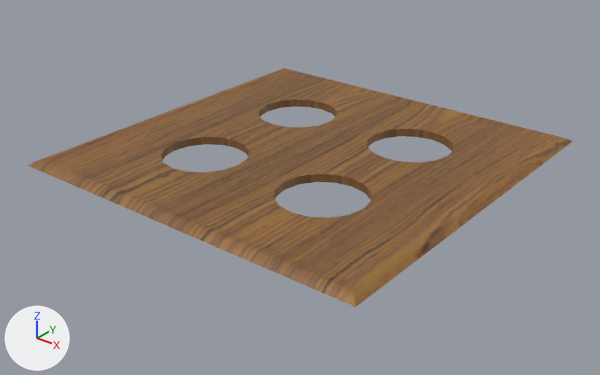
What one commit did to the glTF model assets/models/tile.glb.
Both versions are drawn from a camera (50 mm lens) standing at (1.214, -1.554, 0.856) and looking at (0.006, -0.045, -0.08). The axes (+X, +Y, +Z) are drawn at lower left. The lights are the same throughout. The older version comes first. Vertices at exactly the same position are counted once.

The older version as bpy lines, for what is in view:
```python
me_cube = bpy.data.meshes.new('Cube')
me_cube.from_pydata(...)  # 273 vertices, 558 faces; spans x -0.5..0.5, y -0.5..0.5, z -0.014..0.014
me_cube.materials.append(mat_woodcrowntigerstripes002_1k_001)
ob_tile = bpy.data.objects.new('Tile', me_cube)
ob_tile.location = (0.0, 0.0, 0.0)
```
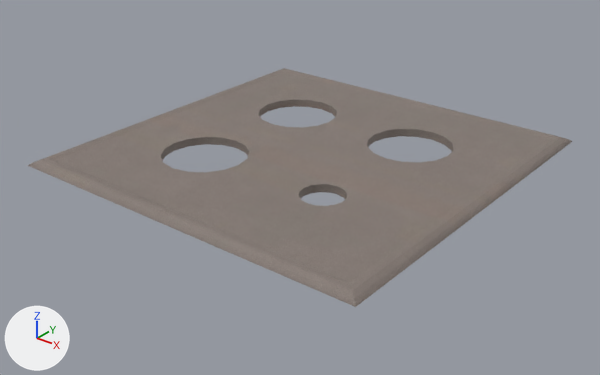
The change in detail:
Picture 'Poliigon_PlasterWallNew_10703_BaseColor' (img_poliigon_plasterwallnew_10703_basecolor) is new.
Picture 'Poliigon_PlasterWallNew_10703_Metallic_1K_jpg-Poliigon_PlasterWallNew_10703_Roughness_1K_jpg' (img_poliigon_plasterwallnew_10703_metallic_1k_jpg_poliigon_plasterwallnew_10703_roughness_1k_jpg) is new.
Picture 'Poliigon_PlasterWallNew_10703_Normal' (img_poliigon_plasterwallnew_10703_normal) is new.
Material 'Poliigon_PlasterWallNew_10703_1K' (mat_poliigon_plasterwallnew_10703_1k) is new.
Uses the picture img_poliigon_plasterwallnew_10703_basecolor.
Uses the picture img_poliigon_plasterwallnew_10703_metallic_1k_jpg_poliigon_plasterwallnew_10703_roughness_1k_jpg.
Uses the picture img_poliigon_plasterwallnew_10703_normal.
me_cube has 273 vertices, 558 faces and spans x -0.5..0.5, y -0.5..0.5, z -0.014..0.014.
me_cube is used by ob_tile; location (0.0, 0.0, 0.0).
me_cube part 1: all 50 vertices in x 0.075..0.3, y -0.3..-0.075, z -0.011..0.011 are scaled about their middle by (0.5, 0.5, 1).
me_cube part 2: 538 faces spanning x -0.5..0.5, y -0.5..0.5, z -0.014..0.014 switch from mat_woodcrowntigerstripes002_1k_001 to mat_poliigon_plasterwallnew_10703_1k.

Changed parts and their boxes (x1, y1, x2, y2) in the pictures (600 x 375 px; the box of a moved part takes in the faces that stretch with it):
part 1 of me_cube, moved or reshaped
    both: (182, 149, 466, 282)
part 2 of me_cube, recoloured (brown to grey)
    both: (27, 68, 572, 307)
